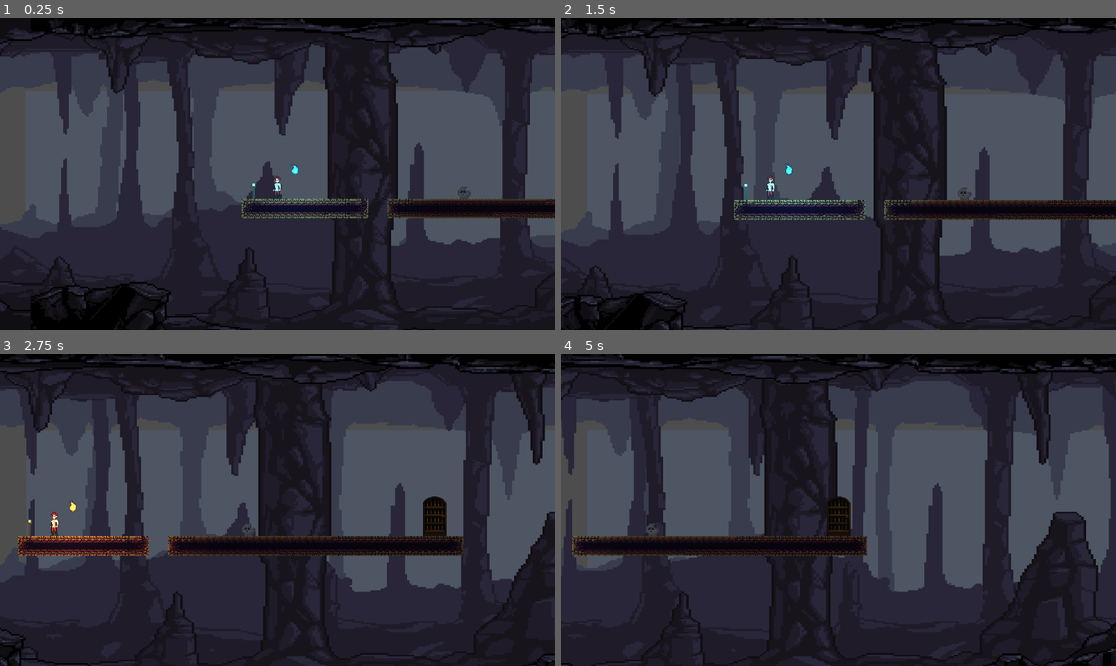
Above: before the commit, frames 1-4 (two rows, left to right).
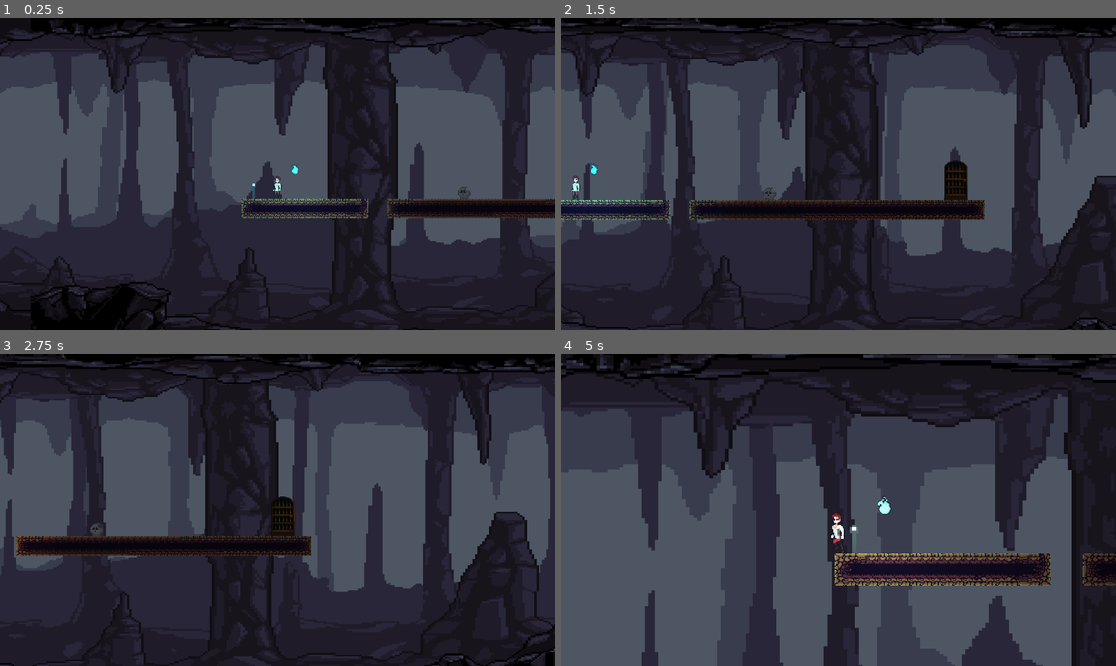
Above: after the commit, the same moments.

Repository: marioccomp/light-devil
Game: Godot game, scene res://scenes/levels/level_01.tscn
Same seed, same stepped clock (60 frames per second), same inputs: the game is played once before the commit and once after it.
Inputs:
- Up to frame 1 (0.25 s): no input
- Up to frame 2 (1.5 s): hold Right (move_right) from 0.53 s (still down); tap Space (jump) at 0.77 s
- Up to frame 3 (2.75 s): tap Space (jump) at 1.52 s; release Right (move_right) at 2.03 s; hold A (move_left) from 2.03 s (still down)
- Up to frame 4 (5 s): release A (move_left) at 2.78 s; hold Right (move_right) 2.78-4.28 s; tap Space (jump) at 3.02, 3.77, 4.52 s; hold A (move_left) from 4.28 s (still down)

The runs differ from the first frame. In frame 2, 38% of the frame differs, in the area x 0-100%, y 0-100%; in frame 3, 34%; in frame 4, 59%.

Commit message:
finish details

Diff:
--- a/project.godot
+++ b/project.godot
@@ -12,7 +12,7 @@
 
 config/name="LightDevelParallax"
 run/main_scene="uid://c8uyovw1ciybn"
-config/features=PackedStringArray("4.6", "Forward Plus")
+config/features=PackedStringArray("4.7", "Forward Plus")
 config/icon="res://icon.svg"
 
 [input]
--- a/scenes/levels/level_01.tscn
+++ b/scenes/levels/level_01.tscn
@@ -358,7 +358,7 @@
 "duration": 1.0,
 "texture": SubResource("AtlasTexture_octqu")
 }],
-"loop": true,
+"loop": 1,
 "name": &"roll",
 "speed": 12.0
 }]
@@ -470,7 +470,7 @@
 "duration": 1.0,
 "texture": SubResource("AtlasTexture_stkom")
 }],
-"loop": false,
+"loop": 0,
 "name": &"close",
 "speed": 10.0
 }, {
@@ -478,7 +478,7 @@
 "duration": 1.0,
 "texture": SubResource("AtlasTexture_5t8rk")
 }],
-"loop": true,
+"loop": 1,
 "name": &"idle_open",
 "speed": 1.0
 }, {
@@ -507,7 +507,7 @@
 "duration": 1.0,
 "texture": SubResource("AtlasTexture_yj8ph")
 }],
-"loop": false,
+"loop": 0,
 "name": &"open",
 "speed": 10.0
 }]
@@ -539,8 +539,8 @@
 motion_mirroring = Vector2(2215, 0)
 
 [node name="Sprite2D" type="Sprite2D" parent="ParallaxBackground/CaveBackColor" unique_id=1086203116]
-position = Vector2(665, 185.99998)
-scale = Vector2(5.776041, 3.9629629)
+position = Vector2(-340, -384)
+scale = Vector2(8.393229, 7.259259)
 texture = ExtResource("4_vrcmr")
 centered = false
 
@@ -880,7 +880,7 @@
 
 [node name="LevelManager" type="Node" parent="." unique_id=1096244592]
 script = ExtResource("7_1ey3t")
-next_phase_scene_path = "res://scenes/levels/level_02.tscn"
+next_phase_scene_path = "uid://dkaiqhvbamlwc"
 
 [node name="StaticBody2D" type="StaticBody2D" parent="." unique_id=1344292889]
 
--- a/scenes/levels/level_02_base.tscn
+++ b/scenes/levels/level_02_base.tscn
@@ -277,7 +277,7 @@
 "duration": 1.0,
 "texture": SubResource("AtlasTexture_stkom")
 }],
-"loop": false,
+"loop": 0,
 "name": &"close",
 "speed": 10.0
 }, {
@@ -285,7 +285,7 @@
 "duration": 1.0,
 "texture": SubResource("AtlasTexture_5t8rk")
 }],
-"loop": true,
+"loop": 1,
 "name": &"idle_open",
 "speed": 1.0
 }, {
@@ -314,7 +314,7 @@
 "duration": 1.0,
 "texture": SubResource("AtlasTexture_yj8ph")
 }],
-"loop": false,
+"loop": 0,
 "name": &"open",
 "speed": 10.0
 }]
@@ -423,7 +423,7 @@
 "duration": 1.0,
 "texture": SubResource("AtlasTexture_octqu")
 }],
-"loop": true,
+"loop": 1,
 "name": &"roll",
 "speed": 12.0
 }]
@@ -566,7 +566,7 @@
 "duration": 1.0,
 "texture": SubResource("AtlasTexture_7u2xx")
 }],
-"loop": false,
+"loop": 0,
 "name": &"close",
 "speed": 12.0
 }, {
@@ -595,7 +595,7 @@
 "duration": 1.0,
 "texture": SubResource("AtlasTexture_v3kn6")
 }],
-"loop": true,
+"loop": 1,
 "name": &"idle",
 "speed": 10.0
 }, {
@@ -624,7 +624,7 @@
 "duration": 1.0,
 "texture": SubResource("AtlasTexture_0upll")
 }],
-"loop": false,
+"loop": 0,
 "name": &"open",
 "speed": 12.0
 }]
@@ -752,7 +752,7 @@
 "duration": 1.0,
 "texture": SubResource("AtlasTexture_hqpqd")
 }],
-"loop": false,
+"loop": 0,
 "name": &"close",
 "speed": 12.0
 }, {
@@ -781,7 +781,7 @@
 "duration": 1.0,
 "texture": SubResource("AtlasTexture_22asx")
 }],
-"loop": true,
+"loop": 1,
 "name": &"idle",
 "speed": 10.0
 }, {
@@ -810,7 +810,7 @@
 "duration": 1.0,
 "texture": SubResource("AtlasTexture_3d2wx")
 }],
-"loop": false,
+"loop": 0,
 "name": &"open",
 "speed": 12.0
 }]
@@ -941,7 +941,7 @@
 "duration": 1.0,
 "texture": SubResource("AtlasTexture_eon8a")
 }],
-"loop": false,
+"loop": 0,
 "name": &"close",
 "speed": 12.0
 }, {
@@ -970,7 +970,7 @@
 "duration": 1.0,
 "texture": SubResource("AtlasTexture_0orgx")
 }],
-"loop": true,
+"loop": 1,
 "name": &"idle",
 "speed": 10.0
 }, {
@@ -999,7 +999,7 @@
 "duration": 1.0,
 "texture": SubResource("AtlasTexture_45qx3")
 }],
-"loop": false,
+"loop": 0,
 "name": &"open",
 "speed": 12.0
 }]
@@ -1127,7 +1127,7 @@
 "duration": 1.0,
 "texture": SubResource("AtlasTexture_ylxs8")
 }],
-"loop": false,
+"loop": 0,
 "name": &"close",
 "speed": 12.0
 }, {
@@ -1156,7 +1156,7 @@
 "duration": 1.0,
 "texture": SubResource("AtlasTexture_3l3y6")
 }],
-"loop": true,
+"loop": 1,
 "name": &"idle",
 "speed": 10.0
 }, {
@@ -1185,7 +1185,7 @@
 "duration": 1.0,
 "texture": SubResource("AtlasTexture_wsgek")
 }],
-"loop": false,
+"loop": 0,
 "name": &"open",
 "speed": 12.0
 }]
@@ -1289,7 +1289,7 @@
 "duration": 1.0,
 "texture": SubResource("AtlasTexture_t5bkj")
 }],
-"loop": true,
+"loop": 1,
 "name": &"idle",
 "speed": 12.0
 }]
@@ -1387,7 +1387,7 @@
 "duration": 1.0,
 "texture": SubResource("AtlasTexture_hurca")
 }],
-"loop": true,
+"loop": 1,
 "name": &"idle",
 "speed": 12.0
 }]
@@ -1482,7 +1482,7 @@
 "duration": 1.0,
 "texture": SubResource("AtlasTexture_2rnnj")
 }],
-"loop": true,
+"loop": 1,
 "name": &"idle",
 "speed": 12.0
 }]
@@ -2775,7 +2775,7 @@
 tile_set = SubResource("TileSet_tyxjt")
 
 [node name="Player" parent="." unique_id=574415046 instance=ExtResource("23_oh1y3")]
-position = Vector2(95, 456)
+position = Vector2(118, 456)
 
 [node name="CanvasModulate" type="CanvasModulate" parent="." unique_id=1626238330]
 visible = false
@@ -2907,3 +2907,4 @@
 
 [node name="LevelManager" type="Node" parent="." unique_id=1096244592]
 script = ExtResource("24_gy0ul")
+next_phase_scene_path = "uid://dpvx7savrxmxu"
--- a/scenes/levels/level_03.tscn
+++ b/scenes/levels/level_03.tscn
@@ -271,7 +271,7 @@
 "duration": 1.0,
 "texture": SubResource("AtlasTexture_stkom")
 }],
-"loop": false,
+"loop": 0,
 "name": &"close",
 "speed": 10.0
 }, {
@@ -279,7 +279,7 @@
 "duration": 1.0,
 "texture": SubResource("AtlasTexture_5t8rk")
 }],
-"loop": true,
+"loop": 1,
 "name": &"idle_open",
 "speed": 1.0
 }, {
@@ -308,7 +308,7 @@
 "duration": 1.0,
 "texture": SubResource("AtlasTexture_yj8ph")
 }],
-"loop": false,
+"loop": 0,
 "name": &"open",
 "speed": 10.0
 }]
@@ -414,7 +414,7 @@
 "duration": 1.0,
 "texture": SubResource("AtlasTexture_octqu")
 }],
-"loop": true,
+"loop": 1,
 "name": &"roll",
 "speed": 12.0
 }]
@@ -554,7 +554,7 @@
 "duration": 1.0,
 "texture": SubResource("AtlasTexture_7u2xx")
 }],
-"loop": false,
+"loop": 0,
 "name": &"close",
 "speed": 12.0
 }, {
@@ -583,7 +583,7 @@
 "duration": 1.0,
 "texture": SubResource("AtlasTexture_v3kn6")
 }],
-"loop": true,
+"loop": 1,
 "name": &"idle",
 "speed": 10.0
 }, {
@@ -612,7 +612,7 @@
 "duration": 1.0,
 "texture": SubResource("AtlasTexture_0upll")
 }],
-"loop": false,
+"loop": 0,
 "name": &"open",
 "speed": 12.0
 }]
@@ -743,7 +743,7 @@
 "duration": 1.0,
 "texture": SubResource("AtlasTexture_eon8a")
 }],
-"loop": false,
+"loop": 0,
 "name": &"close",
 "speed": 12.0
 }, {
@@ -772,7 +772,7 @@
 "duration": 1.0,
 "texture": SubResource("AtlasTexture_0orgx")
 }],
-"loop": true,
+"loop": 1,
 "name": &"idle",
 "speed": 10.0
 }, {
@@ -801,7 +801,7 @@
 "duration": 1.0,
 "texture": SubResource("AtlasTexture_45qx3")
 }],
-"loop": false,
+"loop": 0,
 "name": &"open",
 "speed": 12.0
 }]
@@ -929,7 +929,7 @@
 "duration": 1.0,
 "texture": SubResource("AtlasTexture_ylxs8")
 }],
-"loop": false,
+"loop": 0,
 "name": &"close",
 "speed": 12.0
 }, {
@@ -958,7 +958,7 @@
 "duration": 1.0,
 "texture": SubResource("AtlasTexture_3l3y6")
 }],
-"loop": true,
+"loop": 1,
 "name": &"idle",
 "speed": 10.0
 }, {
@@ -987,7 +987,7 @@
 "duration": 1.0,
 "texture": SubResource("AtlasTexture_wsgek")
 }],
-"loop": false,
+"loop": 0,
 "name": &"open",
 "speed": 12.0
 }]
@@ -1088,7 +1088,7 @@
 "duration": 1.0,
 "texture": SubResource("AtlasTexture_t5bkj")
 }],
-"loop": true,
+"loop": 1,
 "name": &"idle",
 "speed": 12.0
 }]
--- a/scenes/levels/level_03_base.tscn
+++ b/scenes/levels/level_03_base.tscn
@@ -249,7 +249,7 @@
 "duration": 1.0,
 "texture": SubResource("AtlasTexture_stkom")
 }],
-"loop": false,
+"loop": 0,
 "name": &"close",
 "speed": 10.0
 }, {
@@ -257,7 +257,7 @@
 "duration": 1.0,
 "texture": SubResource("AtlasTexture_5t8rk")
 }],
-"loop": true,
+"loop": 1,
 "name": &"idle_open",
 "speed": 1.0
 }, {
@@ -286,7 +286,7 @@
 "duration": 1.0,
 "texture": SubResource("AtlasTexture_yj8ph")
 }],
-"loop": false,
+"loop": 0,
 "name": &"open",
 "speed": 10.0
 }]
@@ -423,7 +423,7 @@
 "duration": 1.0,
 "texture": SubResource("AtlasTexture_octqu")
 }],
-"loop": true,
+"loop": 1,
 "name": &"roll",
 "speed": 12.0
 }]
@@ -560,7 +560,7 @@
 "duration": 1.0,
 "texture": SubResource("AtlasTexture_hqpqd")
 }],
-"loop": false,
+"loop": 0,
 "name": &"close",
 "speed": 12.0
 }, {
@@ -589,7 +589,7 @@
 "duration": 1.0,
 "texture": SubResource("AtlasTexture_22asx")
 }],
-"loop": true,
+"loop": 1,
 "name": &"idle",
 "speed": 10.0
 }, {
@@ -618,7 +618,7 @@
 "duration": 1.0,
 "texture": SubResource("AtlasTexture_3d2wx")
 }],
-"loop": false,
+"loop": 0,
 "name": &"open",
 "speed": 12.0
 }]
@@ -749,7 +749,7 @@
 "duration": 1.0,
 "texture": SubResource("AtlasTexture_7u2xx")
 }],
-"loop": false,
+"loop": 0,
 "name": &"close",
 "speed": 12.0
 }, {
@@ -778,7 +778,7 @@
 "duration": 1.0,
 "texture": SubResource("AtlasTexture_v3kn6")
 }],
-"loop": true,
+"loop": 1,
 "name": &"idle",
 "speed": 10.0
 }, {
@@ -807,7 +807,7 @@
 "duration": 1.0,
 "texture": SubResource("AtlasTexture_0upll")
 }],
-"loop": false,
+"loop": 0,
 "name": &"open",
 "speed": 12.0
 }]
@@ -908,7 +908,7 @@
 "duration": 1.0,
 "texture": SubResource("AtlasTexture_t5bkj")
 }],
-"loop": true,
+"loop": 1,
 "name": &"idle",
 "speed": 12.0
 }]
@@ -1009,7 +1009,7 @@
 "duration": 1.0,
 "texture": SubResource("AtlasTexture_hurca")
 }],
-"loop": true,
+"loop": 1,
 "name": &"idle",
 "speed": 12.0
 }]
@@ -1320,6 +1320,7 @@
 [node name="Portals" type="Node2D" parent="World" unique_id=224629520]
 
 [node name="Portal03Exit" type="Node2D" parent="World/Portals" unique_id=1765883624]
+position = Vector2(3600, 220)
 
 [node name="Visual" type="AnimatedSprite2D" parent="World/Portals/Portal03Exit" unique_id=301420417]
 z_index = 5
@@ -1355,6 +1356,13 @@
 [node name="CollisionShape2D" type="CollisionShape2D" parent="World/Portals/FakePortal03" unique_id=182427118]
 shape = SubResource("RectangleShape2D_5knf8")
 
+[node name="Visual" type="AnimatedSprite2D" parent="World/Portals/FakePortal03" unique_id=1720786839]
+z_index = 5
+scale = Vector2(2.2, 2.2)
+sprite_frames = SubResource("SpriteFrames_a0ghp")
+animation = &"idle"
+script = ExtResource("25_1m78e")
+
 [node name="LightGameplay" type="Node2D" parent="World" unique_id=1639823949]
 
 [node name="ShadowZone03" type="Area2D" parent="World/LightGameplay" unique_id=1695265120]
@@ -1517,7 +1525,7 @@
 shape = SubResource("RectangleShape2D_w7t7a")
 
 [node name="Player" parent="." unique_id=574415046 instance=ExtResource("23_oh1y3")]
-position = Vector2(112, 450)
+position = Vector2(113, 457)
 
 [node name="CanvasModulate" type="CanvasModulate" parent="." unique_id=1626238330]
 visible = false
@@ -1649,3 +1657,4 @@
 
 [node name="LevelManager" type="Node" parent="." unique_id=1096244592]
 script = ExtResource("24_gy0ul")
+next_phase_scene_path = "uid://dmopo3h5kthpb"
--- a/scripts/camera_2d.gd
+++ b/scripts/camera_2d.gd
@@ -100,7 +100,7 @@
 		self,
 		"global_position",
 		fixed_target_position,
-		4.5
+		2
 	).set_trans(Tween.TRANS_SINE).set_ease(Tween.EASE_IN_OUT)
 
 	intro_tween.tween_interval(0.35)
@@ -109,7 +109,7 @@
 		self,
 		"global_position",
 		start_global_position,
-		4.5
+		2
 	).set_trans(Tween.TRANS_SINE).set_ease(Tween.EASE_IN_OUT)
 
 	await intro_tween.finished
Not shown, added: export_presets.cfg
